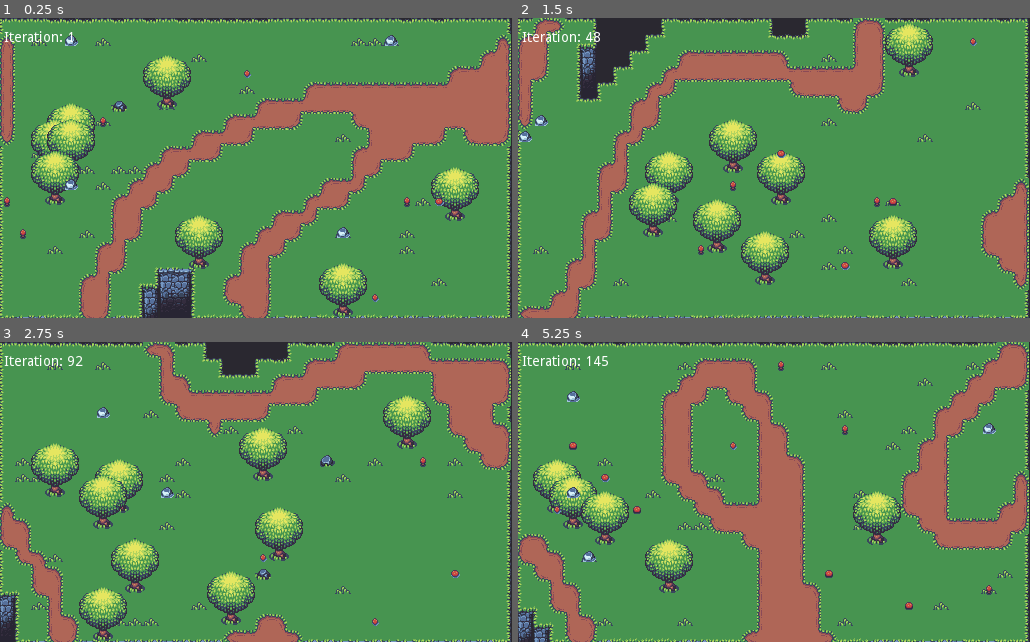
Above: before the commit, frames 1-4 (two rows, left to right).
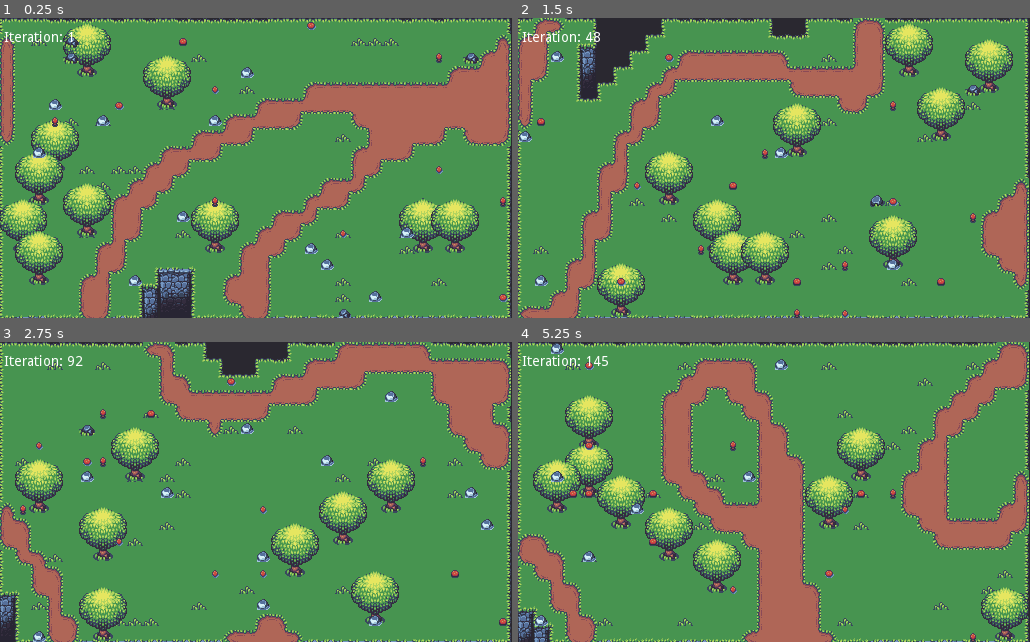
Above: after the commit, the same moments.

Repository: LonecatPawstar/godot-map-generation-simplexnoise
Game: Godot game, scene res://src/generator/WorldGenerator.tscn
The game is run twice, just before and just after one commit, with the same random seed, the same clock (stepped at 60 frames per second) and the same inputs.
Inputs:
- Up to frame 1 (0.25 s): no input
- Up to frame 2 (1.5 s): tap Enter (ui_accept) at 0.5, 0.77 s; hold Right (ui_right) 0.53-1.28 s
- Up to frame 3 (2.75 s): tap Enter (ui_accept) at 1.52, 2 s; hold Right (ui_right) from 2.03 s (still down)
- Up to frame 4 (5.25 s): tap Enter (ui_accept) at 3.02, 3.77, 4.25, 4.52, 5 s; release Right (ui_right) at 3.53 s

The runs differ from the first frame. In frame 1, 12% of the frame differs, in the area x 0-100%, y 1-100%; in frame 2, 7.8%; in frame 3, 13%, in the area x 2-100%, y 12-100%; in frame 4, 11%.

Commit message:
Fixed 1x1 items not appearing on the side of road

Diff:
--- a/src/generator/WorldGenerator.gd
+++ b/src/generator/WorldGenerator.gd
@@ -136,7 +136,7 @@
 	# Grass layer
 	if selection < grass_cap:
 		# Add items on grass
-		if (randi() % 100 <= 5):
+		if (randi() % 100 <= 8):
 			var tileSelected: TileSelected = tileSelectorAtlases.get_random_tile()
 			if (!is_drawing_over_forbidden_tile(
 					x,
@@ -156,18 +156,7 @@
 	y: int,
 	tileSelected: TileSelected
 ) -> bool:
-
-	var tileSet: TileSet = tileMapItems.get_tileset()
-	# Get region size of tile selected
-	var tileRegion: Rect2 = tileSet.tile_get_region(tileSelected.tileId)
-	# Get tilemap cell size
-	var tileMapCellSize: Vector2 = tileMapItems.get_cell_size()
-	# Divide the region size of the tile (x, y) by the tilemap cell size (x, y)
-	var numberOfCells: Vector2 = Vector2(
-		tileRegion.size.x / tileMapCellSize.x,
-		tileRegion.size.y / tileMapCellSize.y
-	)
-
+	var numberOfCells: Vector2 = get_number_of_cells(tileSelected)
 	# Return tiles covering a road
 	var foriddenTileFound: bool = false
 	for a in range(0, numberOfCells.x):
@@ -182,3 +171,25 @@
 				foriddenTileFound = true
 
 	return foriddenTileFound
+
+# The number of cells is 1, 1 for autotiles (since only 1 cell is drawn at a time)
+# and only different for large single tiles
+func get_number_of_cells(
+		tileSelected: TileSelected
+) -> Vector2:
+	var tileSet: TileSet = tileMapItems.get_tileset()
+	# Get region size of tile selected
+	var tileRegion: Rect2 = tileSet.tile_get_region(tileSelected.tileId)
+	# Get tilemap cell size
+	var tileMapCellSize: Vector2 = tileMapItems.get_cell_size()
+
+	var tileMode = tileSet.tile_get_tile_mode(tileSelected.tileId)
+	# Divide the region size of the tile (x, y) by the tilemap cell size (x, y)
+	if (tileMode != TileSet.SINGLE_TILE):
+		return Vector2(1, 1)
+	else:
+		var numberOfCells: Vector2 = Vector2(
+			tileRegion.size.x / tileMapCellSize.x,
+			tileRegion.size.y / tileMapCellSize.y
+		)
+		return numberOfCells
